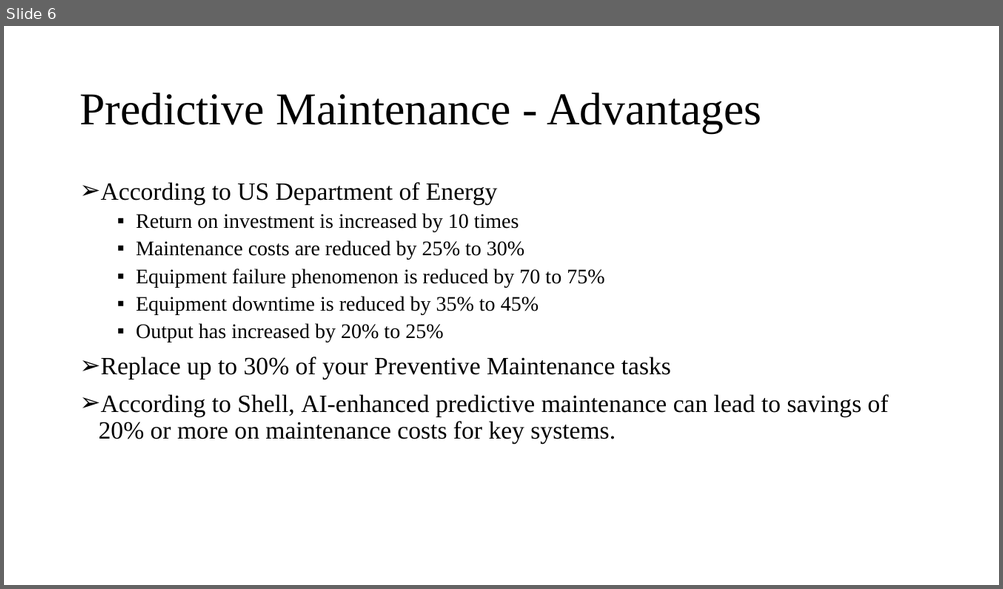
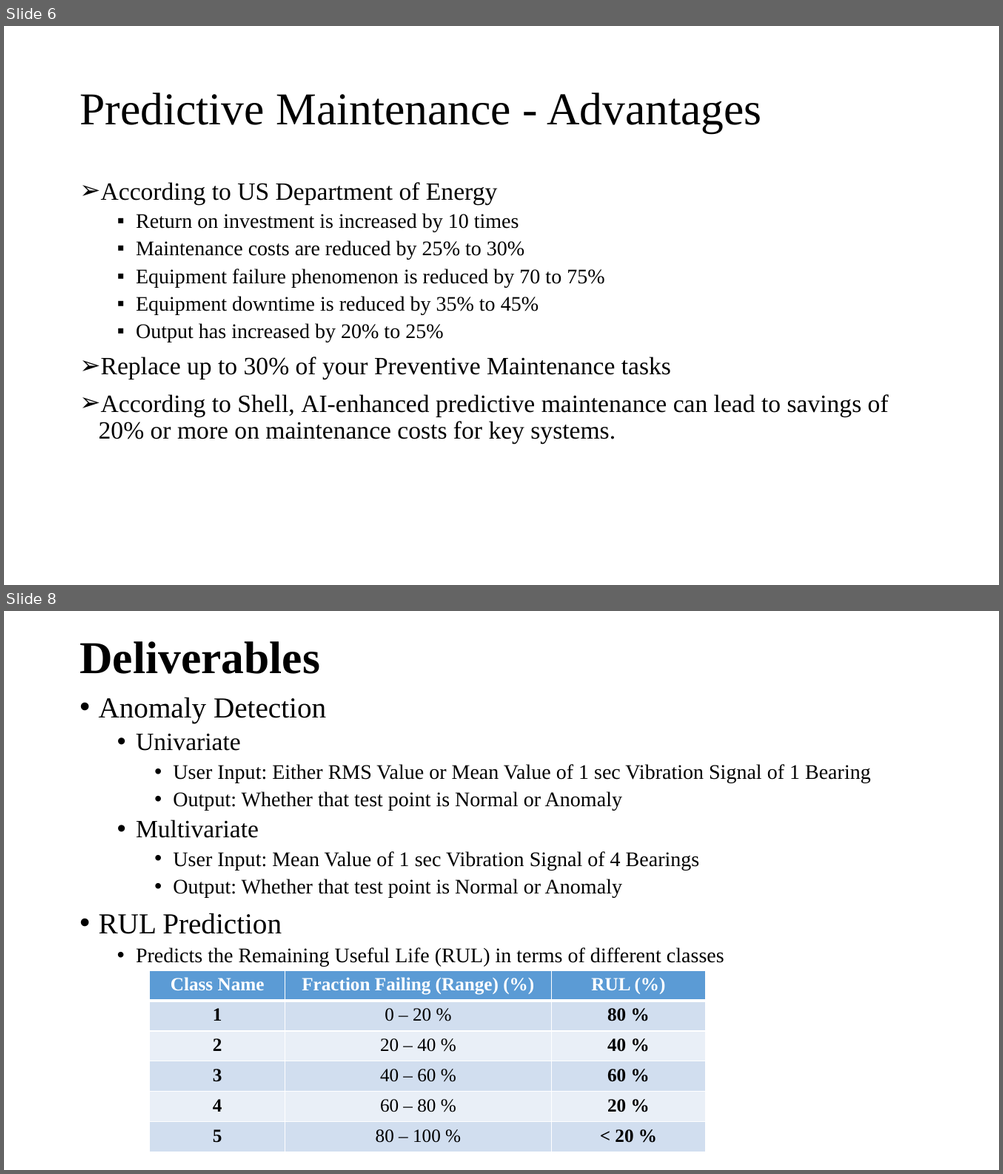
Before and after one commit to selvasundar93/Springboard_Capstone, a slide deck: Slide_Deck/Capstone Intro.pptx. Shown one above the other, each under a label of ours: slide 6 before the commit, slides 6 and 8 after it; the slides between them are not shown. The pictures are 1003x589 and 1003x1174 pixels, drawn with LibreOffice and Linux fonts; fonts in the diff are those of the drawing. Boxes give left, top, right and bottom in pixels: in the first picture for what was removed or moved away, otherwise in the second. Text is boxed around its words. In the diff, an @@ line names an element or a change of style, - is before the commit and + after.

```diff
--- a/Slide_Deck/Capstone Intro.pptx
+++ b/Slide_Deck/Capstone Intro.pptx
@@ slide 8 added at [4,611,999,1170], background #FFFFFF @@
@@ title added at [79,641,320,674], 44 pt, text #000000, bold @@
+Deliverables
@@ text added at [99,697,871,967], 20 pt, text #000000 @@
+• Anomaly Detection
+  • Univariate
+    • User Input: Either RMS Value or Mean Value of 1 sec Vibration Signal of 1 Bearing
+    • Output: Whether that test point is Normal or Anomaly
+  • Multivariate
+    • User Input: Mean Value of 1 sec Vibration Signal of 4 Bearings
+    • Output: Whether that test point is Normal or Anomaly
+• RUL Prediction
+  • Predicts the Remaining Useful Life (RUL) in terms of different classes
@@ table added at [150,971,706,1152], 6 rows, 3 columns @@
+Class Name | Fraction Failing (Range) (%) | RUL (%)
+1 | 0 – 20 % | 80 %
+2 | 20 – 40 % | 40 %
+3 | 40 – 60 % | 60 %
+4 | 60 – 80 % | 20 %
+5 | 80 – 100 % | < 20 %
```
Also in this commit, not shown: 4 slides changed, 8 other files.
